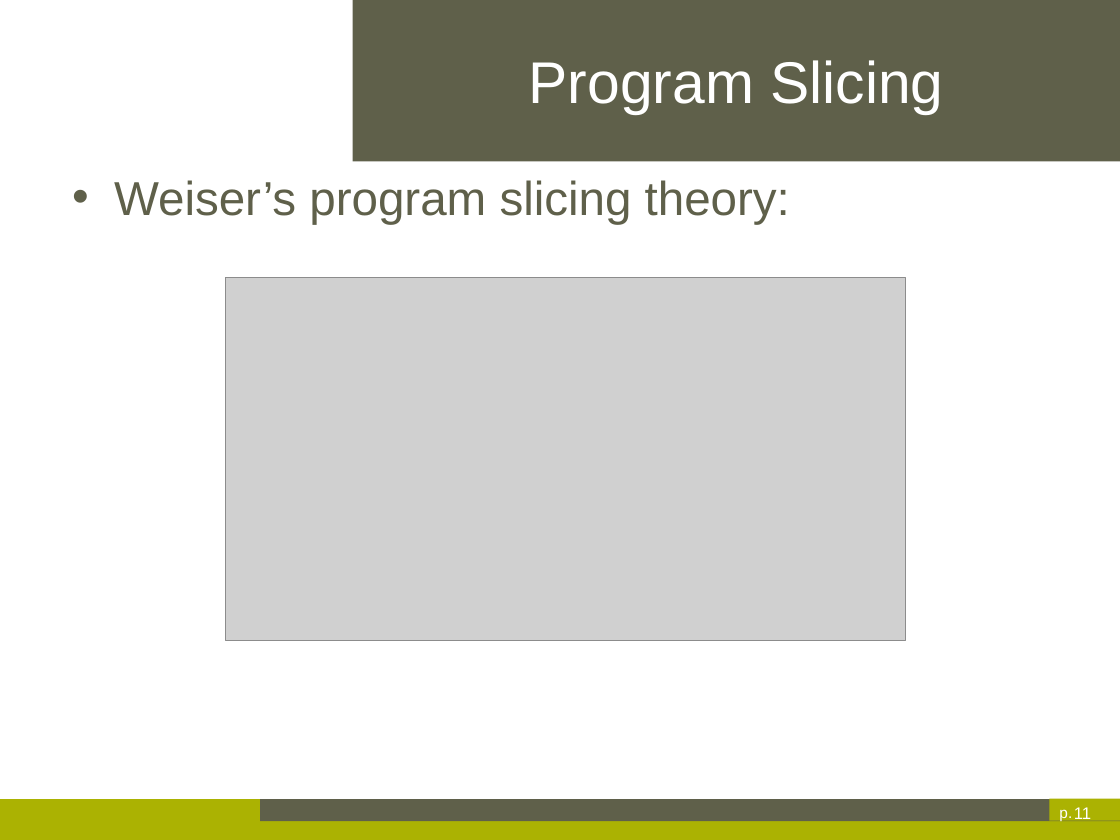
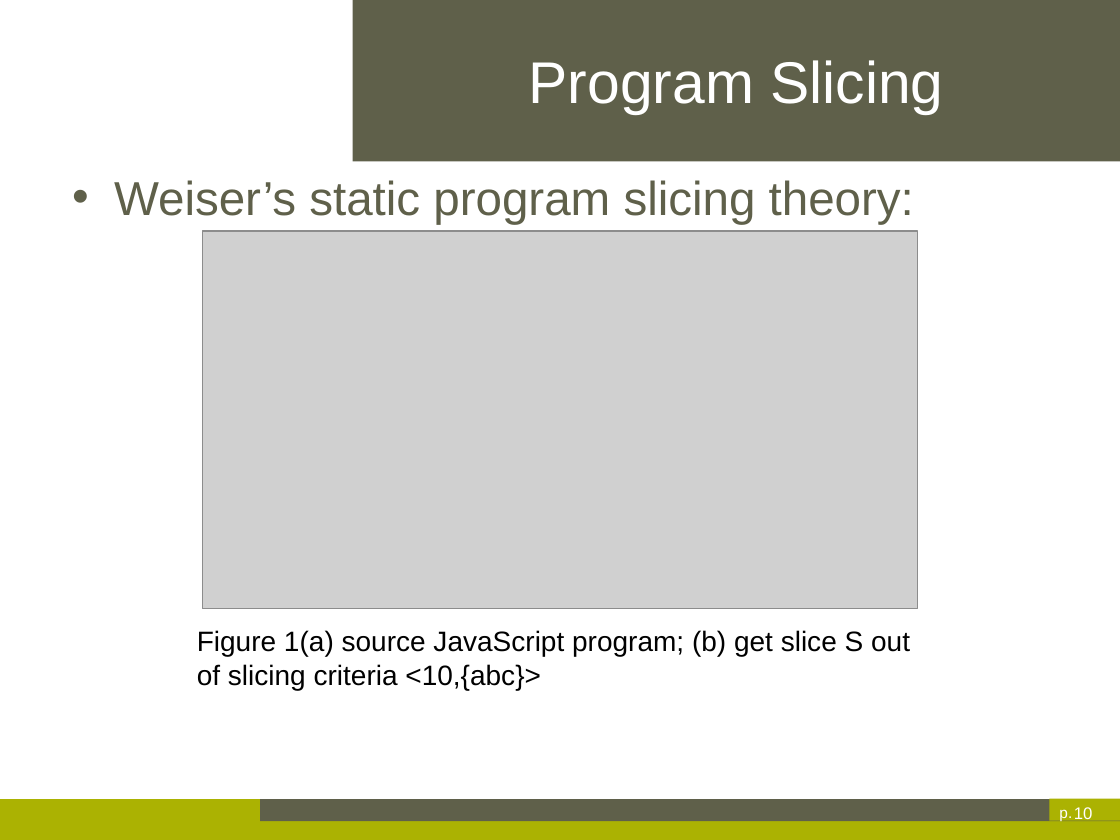
Before and after one commit to axrbao/Thesis-dessertation, a slide deck: slide 10 of Xinran AI-Thesis Presentation.pptx (slide 11 before the commit). Drawn at 1120x840 pixels with LibreOffice and Linux fonts; fonts in the diff are those of the drawing; grey boxes stand for pictures; background and template pictures are left out. Boxes give left, top, right and bottom in pixels: in the first picture for what was removed or moved away, otherwise in the second. Text is boxed around its words. In the diff, an @@ line names an element or a change of style, - is before the commit and + after.

```diff
--- a/Xinran AI-Thesis Presentation.pptx
+++ b/Xinran AI-Thesis Presentation.pptx
@@ text at (114,180,914,224): text changed @@
-• Weiser’s program slicing theory:
+• Weiser’s static program slicing theory:
@@ picture: place and size @@
-picture at (226,277,905,640)
+picture at (203,231,917,609)
@@ text added at (197,630,910,690), 20 pt, text #000000 @@
+Figure 1(a) source JavaScript program; (b) get slice S out of slicing criteria <10,{abc}>
@@ page number at (1074,807,1093,819): text changed @@
-11
+10
```
Also in this commit, not shown: 16 other slides changed, 5 slides removed.
